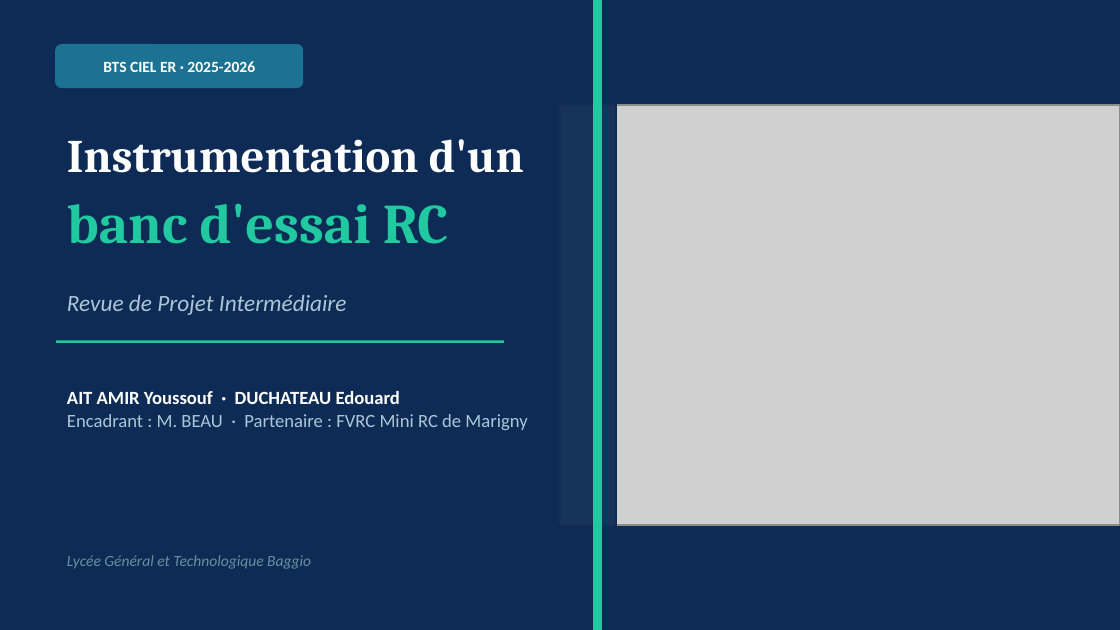
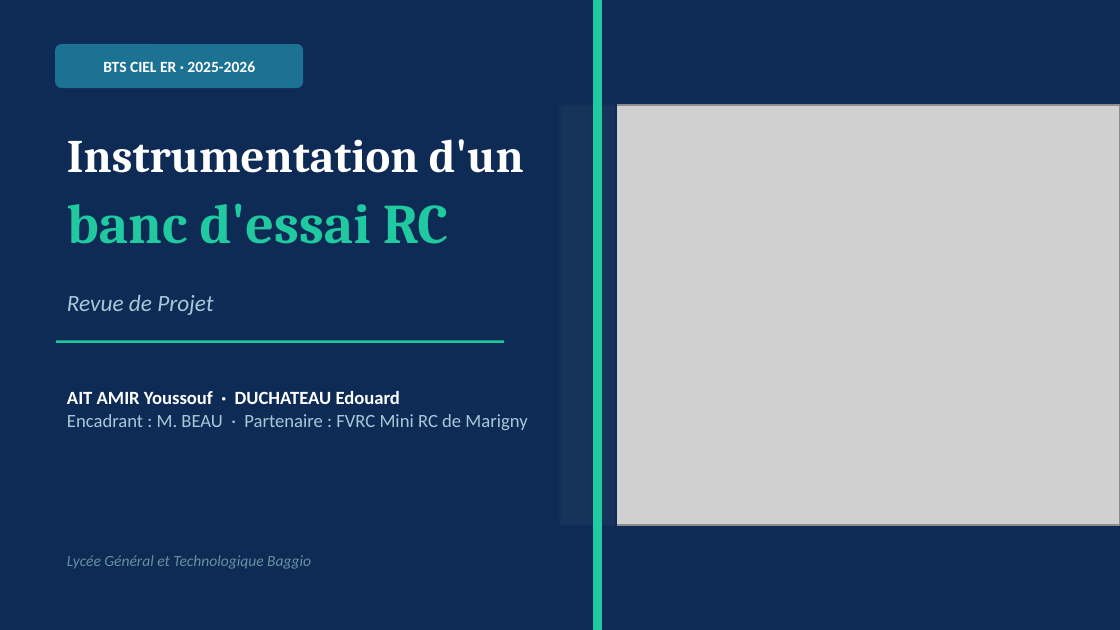
Before and after one commit to TezukaZ0ne/ProjetRC, a slide deck: slide 1 of Revue_Projet_BTS_CIEL_ER_AIT_AMIR_Youssouf_v2.pptx. Drawn at 1120x630 pixels with LibreOffice and Linux fonts; fonts in the diff are those of the drawing; grey boxes stand for pictures. Boxes give left, top, right and bottom in pixels: in the first picture for what was removed or moved away, otherwise in the second. Text is boxed around its words. In the diff, an @@ line names an element or a change of style, - is before the commit and + after.

Commit message:
Revue de Projet: remplace 'Intermédiaire', supprime travaux restants CCL

```diff
--- a/Revue_Projet_BTS_CIEL_ER_AIT_AMIR_Youssouf_v2.pptx
+++ b/Revue_Projet_BTS_CIEL_ER_AIT_AMIR_Youssouf_v2.pptx
@@ text at [67, 295, 213, 315]: text changed @@
-Revue de Projet Intermédiaire
+Revue de Projet
```
Also in this commit, not shown: 1 other slide changed, 1 other file.
